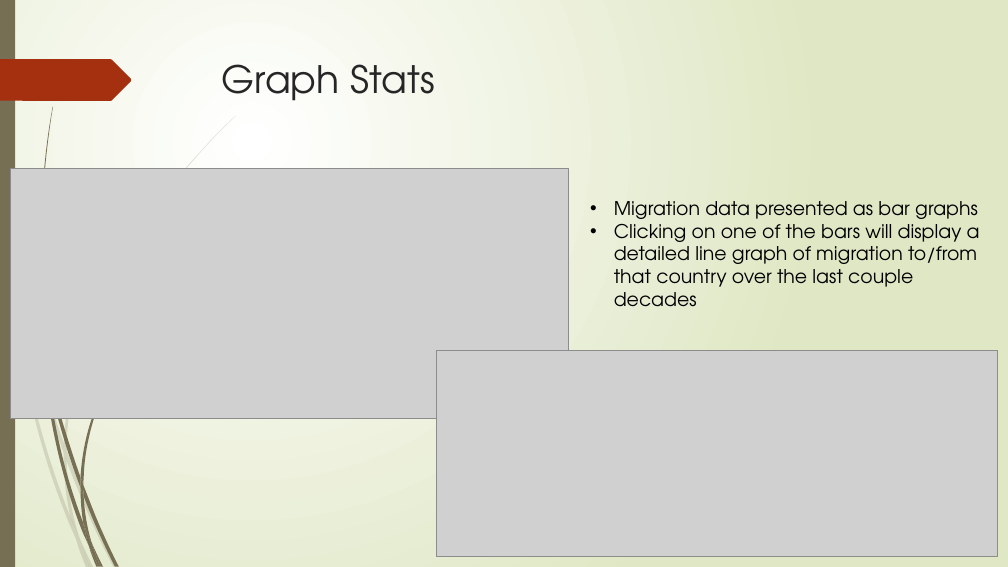
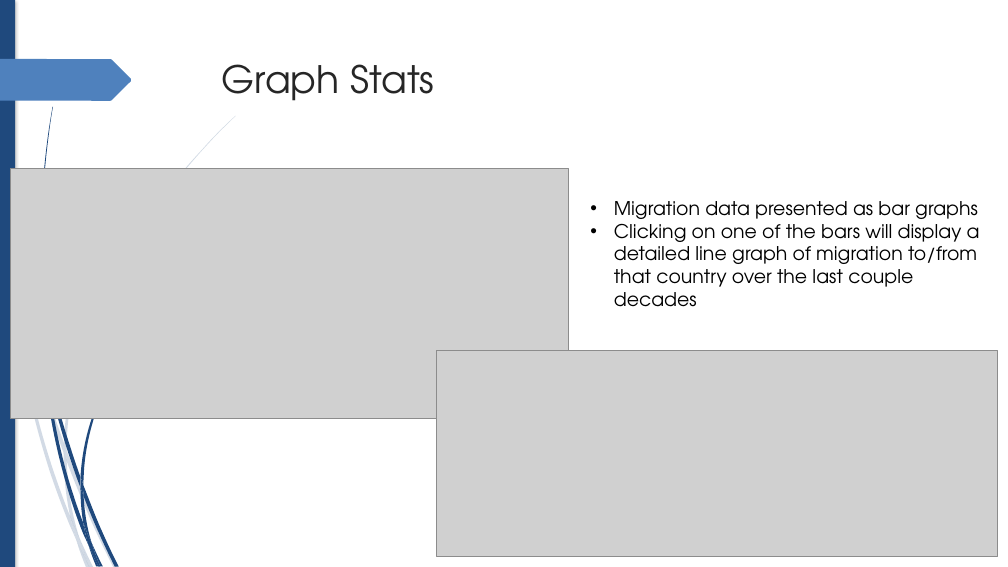
Before and after one commit to tkah/CountriesAndIntlAffairs, a slide deck: slide 11 of Project/part4/Web Site Presentation.pptx (slide 10 before the commit). Drawn at 1008x567 pixels with LibreOffice and Linux fonts; fonts in the diff are those of the drawing; grey boxes stand for pictures. Boxes give left, top, right and bottom in pixels: in the first picture for what was removed or moved away, otherwise in the second. Text is boxed around its words. In the diff, an @@ line names an element or a change of style, - is before the commit and + after.

```diff
--- a/Project/part4/Web Site Presentation.pptx
+++ b/Project/part4/Web Site Presentation.pptx
@@ background gradient #FFFFFF to #DFE8C4 to #FFFFFF @@
@@ rectangle at (0,0,15,567): fill #766F54 to #1F497D; shadow on @@
@@ freeform shape at (0,59,132,101): fill #A53010 to #4F81BD; outline redrawn @@
@@ fill #766F54 to #1F497D; outline redrawn in 9 elements at (2,0,43,364), (83,485,119,566), (92,544,104,567), (80,260,197,485), (88,546,98,567), (80,488,91,544), (80,477,83,496), (83,523,101,566), (39,107,53,357) @@
@@ freeform shape at (45,357,80,488): fill #766F54 to #1F497D @@
@@ freeform shape at (43,361,88,545): fill #766F54 to #1F497D @@
@@ freeform shape at (64,443,67,461): fill #766F54 at 20% opacity to #1F497D at 20% opacity @@
@@ fill #766F54 at 20% opacity to #1F497D at 20% opacity; outline redrawn in 8 elements at (0,213,8,265), (11,261,64,453), (67,451,117,567), (8,265,76,540), (64,453,79,538), (64,116,236,451), (76,540,90,567), (70,516,90,567) @@
@@ freeform shape at (79,538,94,567): fill #766F54 at 20% opacity to #1F497D at 20% opacity @@
```
Also in this commit, not shown: 12 other slides changed, 2 slides added, 5 other files.
